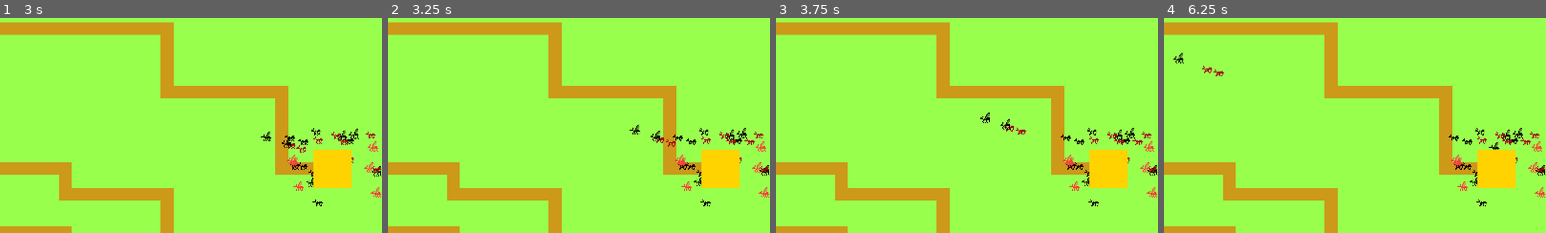
Above: before the commit, frames 1-4 (left to right).
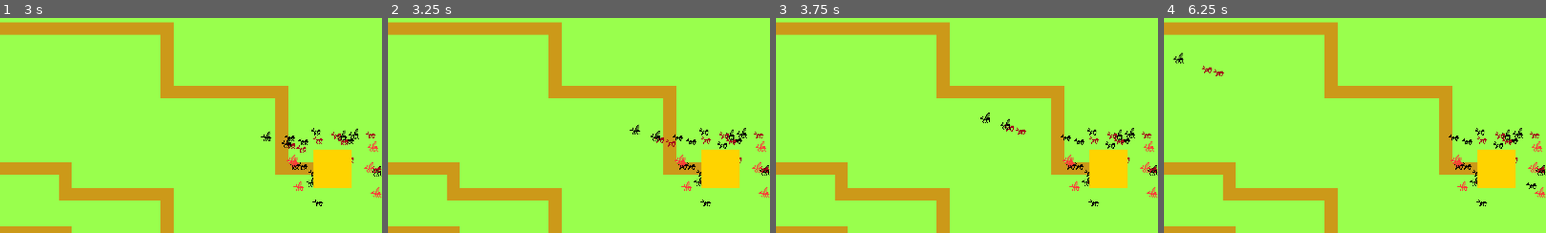
Above: after the commit, the same moments.

Repository: Harrimaga/LD56
Game: Godot game, scene res://Scenes/Main.tscn
Same seed, same stepped clock (60 frames per second), same inputs: the game is played once before the commit and once after it.
Inputs (mouse positions are % of the whole screen's width and height, from its top left):
- Up to frame 1 (3 s): click ">" at 0.5 s; click "Start" at 1.25 s; click (2, 3) at 2.02 s; click "0" at 2.75 s
- Up to frame 2 (3.25 s): no input
- Up to frame 3 (3.75 s): click "1" at 3.5 s
- Up to frame 4 (6.25 s): click "1" at 4.25 s; click "3" at 5 s; click "0" at 5.75 s
The pictures show only the part of the screen within x 23-73%, y 6-56%; the shares and areas given below are measured in that part.

Frame 1 is identical in both runs. In frame 2, 0.1% of the frame differs, in the area x 86-97%, y 55-61%; in frame 3, 0.1%; in frame 4, 0.2%, in the area x 85-98%, y 55-80%.

Commit message:
hive upgrade

Diff:
--- a/Scenes/Locations/Hive.tscn
+++ b/Scenes/Locations/Hive.tscn
@@ -11,3 +11,14 @@
 texture = ExtResource("1_m0wsk")
 offset = Vector2(8, 8)
 script = ExtResource("2_7n5nl")
+
+[node name="Button" type="Button" parent="."]
+visible = false
+offset_left = -5.33333
+offset_top = -13.3333
+offset_right = 69.6667
+offset_bottom = 17.6667
+scale = Vector2(0.333, 0.333)
+text = "Upgrade"
+
+[connection signal="pressed" from="Button" to="." method="_on_button_pressed"]
--- a/Scenes/Locations/basic_tower.gd
+++ b/Scenes/Locations/basic_tower.gd
@@ -43,4 +43,4 @@
 	upgraded += 1
 	damage += 10
 	range += 16
-	cooldown *= 0.9
+	cooldown *= 0.85
--- a/Scenes/Locations/hive.gd
+++ b/Scenes/Locations/hive.gd
@@ -7,6 +7,9 @@
 
 var timer : float = 3
 var spawn_interval = 3
+var luck = -4
+var upgrade_cost = 20
+var rng = RandomNumberGenerator.new()
 
 # Called when the node enters the scene tree for the first time.
 func _ready() -> void:
@@ -38,9 +41,31 @@
 
 # Called every frame. 'delta' is the elapsed time since the previous frame.
 func _process(delta: float) -> void:
+	$Button.visible = GameflowManager.research >= upgrade_cost
 	timer -= delta
 	if timer <= 0:
-		var ant : Ant = ant_scenes.pick_random().instantiate()
+		var i = rng.randi()%4
+		if luck < 0:
+			for d in range(-luck):
+				var j = rng.randi()%4
+				if j < i:
+					i = j
+		else:
+			for d in range(-luck):
+				var j = rng.randi()%4
+				if j > i:
+					i = j
+
+		var ant : Ant = ant_scenes[i].instantiate()
 		TaskManager.add_to_pool(ant)
 		get_parent().get_parent().get_parent().add_child(ant)
 		timer = spawn_interval
+
+
+func _on_button_pressed() -> void:
+	GameflowManager.research -= upgrade_cost
+
+	luck += 1
+	spawn_interval *= 0.8
+
+	upgrade_cost *= 2
--- a/Scenes/Tiles/ground.gd
+++ b/Scenes/Tiles/ground.gd
@@ -68,6 +68,11 @@
 
 func plan_upgrade():
 	var mod = 1 + building.upgraded/4
+
+	if GameflowManager.research < 10 * mod * mod:
+		return
+	GameflowManager.research -= 10 * mod * mod
+
 	planned_tower = GameflowManager.selected_tower
 	building_tower = true
 	time_to_build = 10*mod
